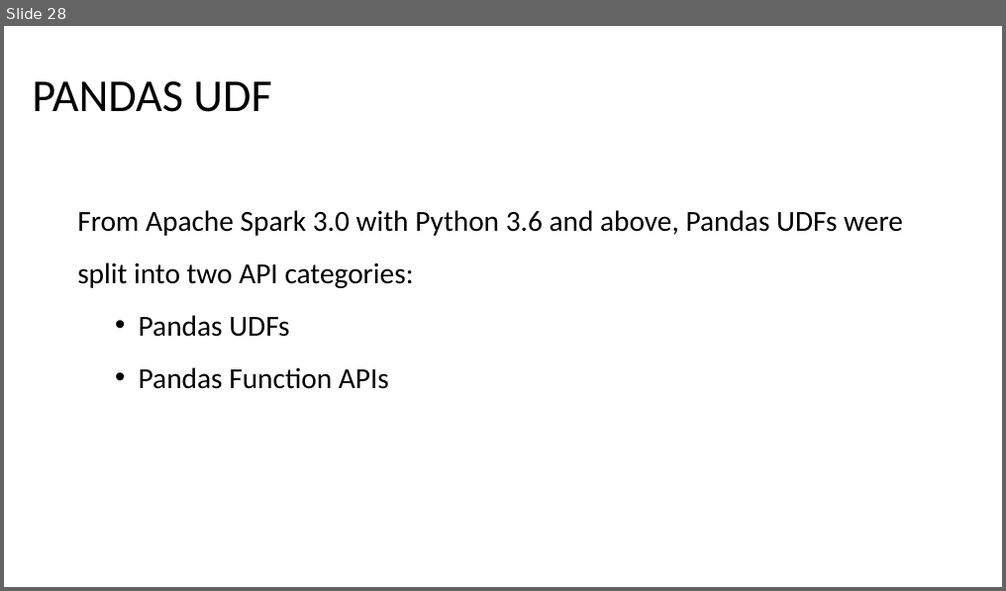
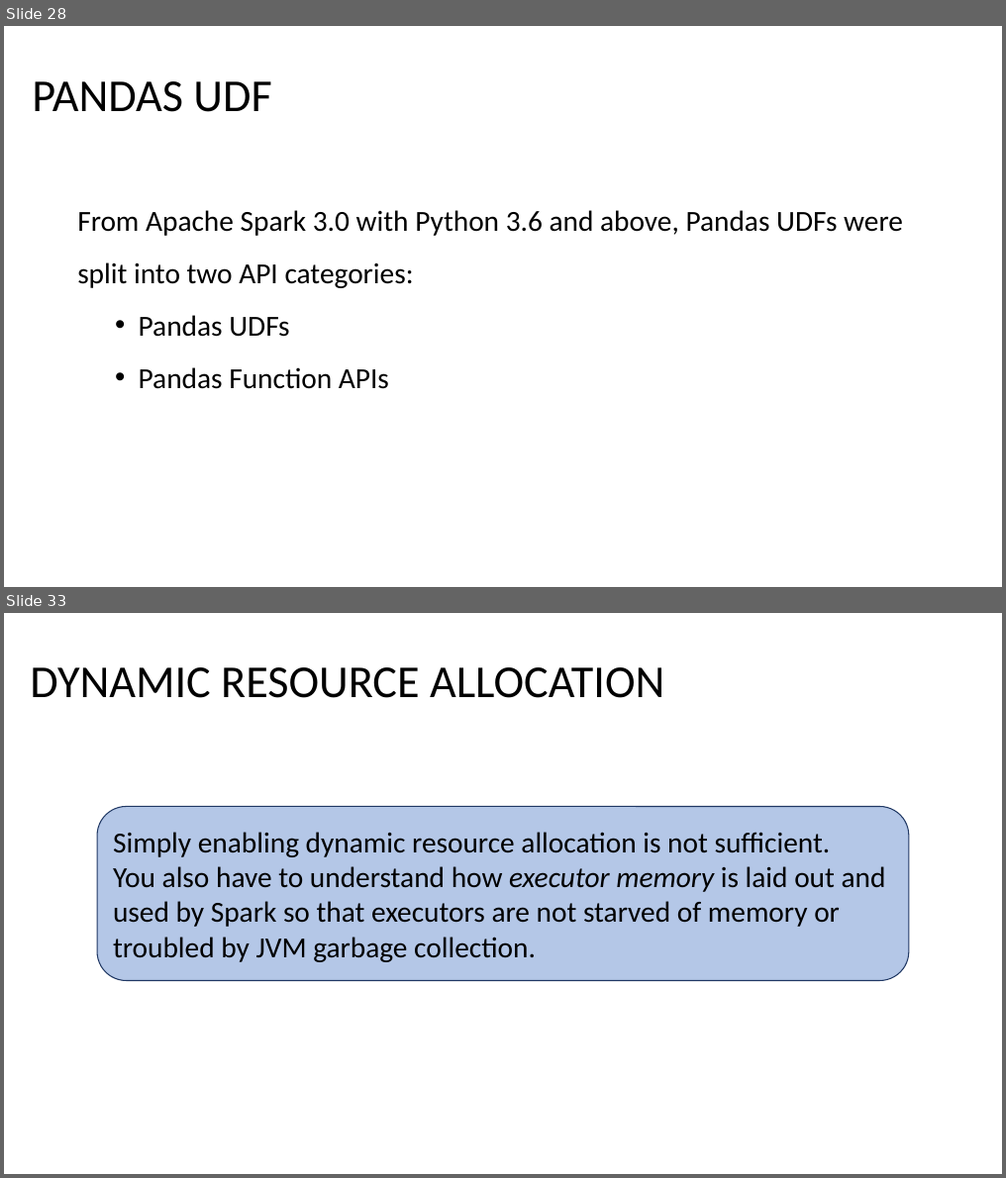
Before and after one commit to atarighati/Learning-Spark-Second_Edition, a slide deck: Learning Spark Notes.pptx. Shown one above the other, each under a label of ours: slide 28 before the commit, slides 28 and 33 after it; the slides between them are not shown. The pictures are 1006x591 and 1006x1178 pixels, drawn with LibreOffice and Linux fonts; fonts in the diff are those of the drawing. Boxes give left, top, right and bottom in pixels: in the first picture for what was removed or moved away, otherwise in the second. Text is boxed around its words. In the diff, an @@ line names an element or a change of style, - is before the commit and + after.

```diff
--- a/Learning Spark Notes.pptx
+++ b/Learning Spark Notes.pptx
@@ slide 33 added at box(4, 613, 1002, 1174), background #FFFFFF @@
@@ title added at box(30, 667, 664, 698), 44 pt, text #000000 @@
+DYNAMIC RESOURCE ALLOCATION
@@ rounded rectangle added at box(97, 807, 908, 981), fill #B4C7E7, outline #203864 1 pt, 28 pt, text #000000 @@
+Simply enabling dynamic resource allocation is not sufficient.
+You also have to understand how executor memory is laid out and used by Spark so that executors are not starved of memory or troubled by JVM garbage collection.
```
Also in this commit, not shown: 11 other slides added.
